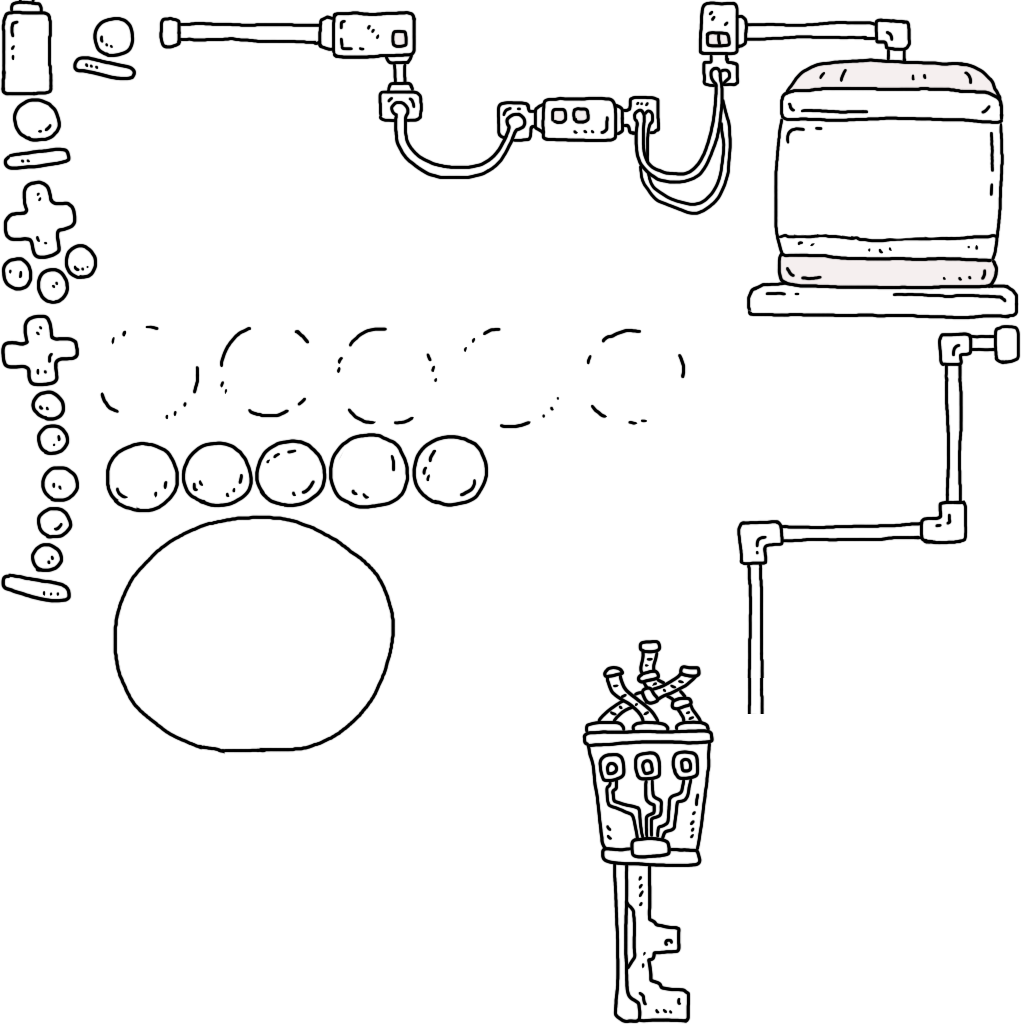
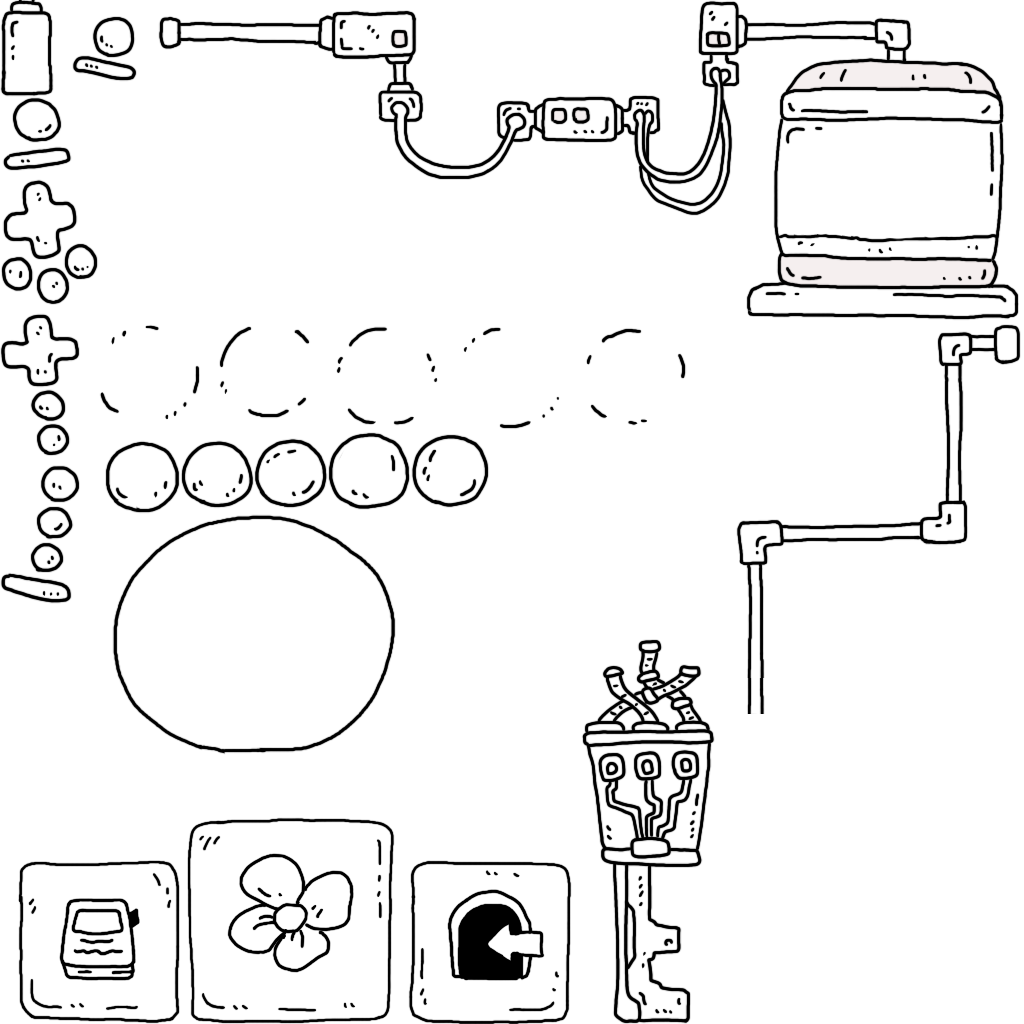
Layers edited between the first and the second w=1024, h=1024 image:
added layer "アイコンベース" (1st of 2) above "アイコンベース" over [408, 860, 572, 1024]
added layer "アイコンベース" (2nd of 2) above "アイコン" over [187, 817, 395, 1024]
added layer "アイコン" above "扉をカギで開ける" over [18, 860, 180, 1024]
